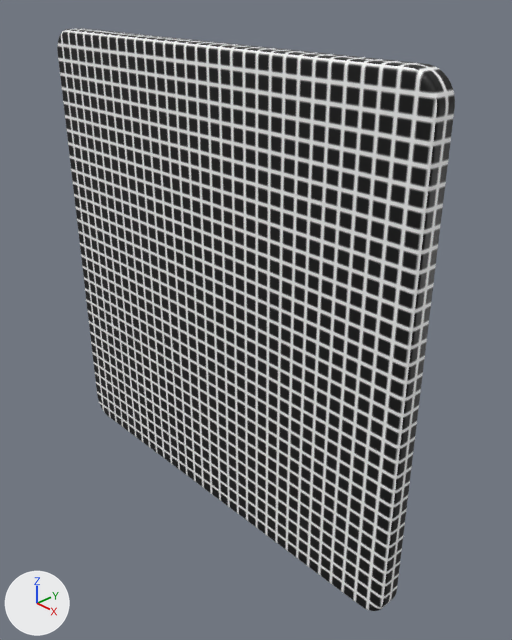
The Blender file blender/shield.blend: old version first, new version second.
Camera for both pictures: a camera (50 mm lens) standing at (1.038, -0.853, 0.614) and looking at (0.087, 0.037, -0.026). The axes (+X, +Y, +Z) are drawn at lower left. The lights are the same throughout.

The first picture shows 'Material'.
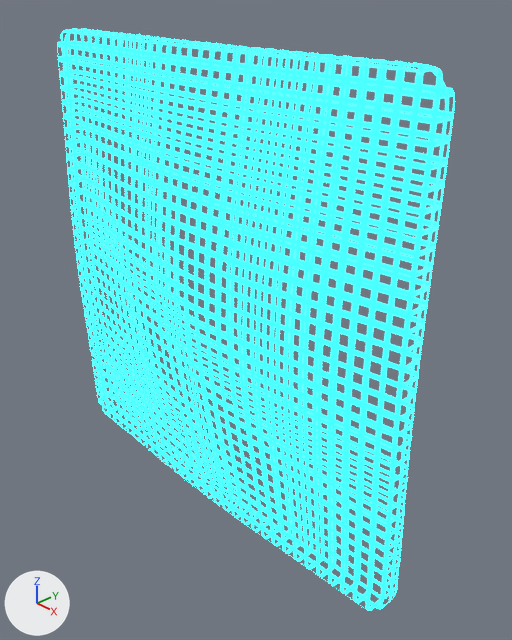
The newer file is also turned or shifted as a whole; pictures and numbers use the older file's frame.

What changed in the scene script:
```text
Change mat_material:
    where n1 = _N.new('ShaderNodeBsdfPrincipled'); n1.name = 'Principled BSDF'
    add n1.inputs[0].default_value = (0.0, 0.86, 1.0, 1.0)  # 'Base Color', cyan #00efff
    add n1.inputs[27].default_value = (0.00733, 0.967, 1.0, 1.0)  # 'Emission Color', cyan #15fbff
    add n1.inputs[28].default_value = 7.6  # 'Emission Strength'
    where n2 = _N.new('ShaderNodeTexImage'); n2.name = 'Image Texture'
    remove _L.new(n2.outputs[0], n1.inputs[0])  # 'Color' to 'Base Color'
    add _L.new(n2.outputs[0], n1.inputs[4])  # 'Color' to 'Alpha'
Change me_cube:
    used by ob_material; location = (0.0, 0.0, 0.0); rotation_euler = (0.0, 0.0, 1.571), in degrees (0, 0, 90)
    remove me_cube.from_pydata(...)  # 2042 vertices, 2040 faces; spans x -0.025..0.025, y -0.5..0.5, z -0.5..0.5
    add me_cube.from_pydata(...)  # 2042 vertices, 2040 faces; spans x -0.1..0.025, y -0.5..0.5, z -0.5..0.5
    me_cube part 1: 710 of 2042 vertices moved; they spanned x -0.025..0.025, y -0.5..0.5, z -0.5..0.5 and now span x -0.1..0.024, y -0.5..0.5, z -0.5..0.5; mean shift (-0.013, 0.0, 0.0); largest move (-0.025, 0.0, 0.0) -> (-0.1, 0.0, 0.0)
```

Where the change shows, as pixel boxes [x1, y1, x2, y2] in the pictures (512 x 640 px; the box of a moved part takes in the faces that stretch with it):
'Material', recoloured, reshaped (grey to cyan)
    before: [57, 28, 455, 611]
    after: [57, 29, 455, 610]
part 1 of me_cube, moved or reshaped
    before: [58, 29, 454, 606]
    after: [58, 29, 455, 604]
